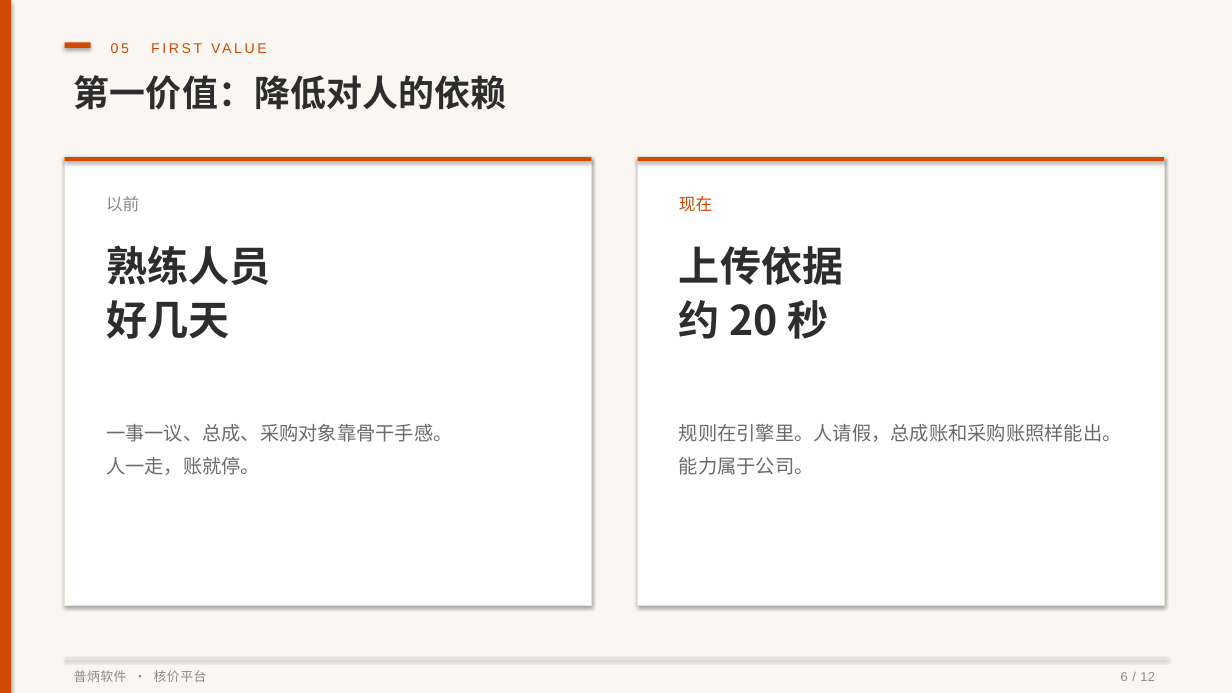
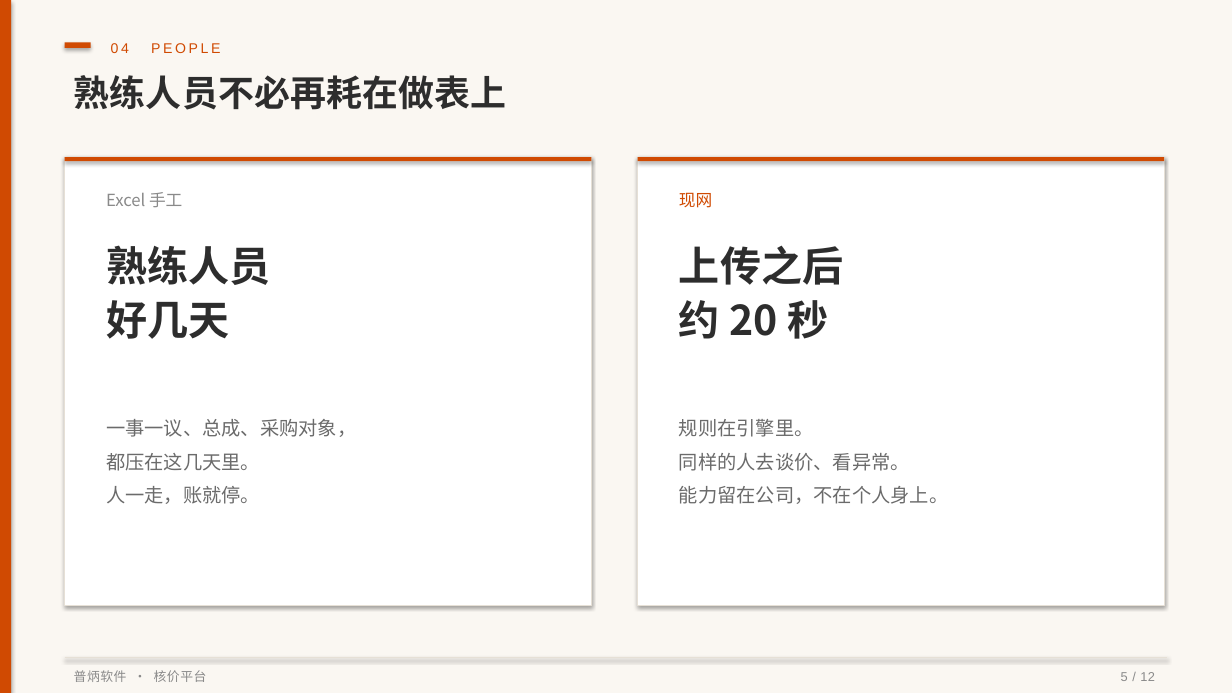
Before and after one commit to pulinzhang/structure-costing-platform, a slide deck: slide 5 of docs/结构件自动核价平台-产品介绍.pptx (slide 6 before the commit). Drawn at 1232x693 pixels with LibreOffice and Linux fonts; fonts in the diff are those of the drawing. Boxes give left, top, right and bottom in pixels: in the first picture for what was removed or moved away, otherwise in the second. Text is boxed around its words. In the diff, an @@ line names an element or a change of style, - is before the commit and + after.

```diff
--- a/docs/结构件自动核价平台-产品介绍.pptx
+++ b/docs/结构件自动核价平台-产品介绍.pptx
@@ text at box(111, 43, 220, 53): text changed @@
-05 FIRST VALUE
+04 PEOPLE
@@ text at box(74, 75, 507, 110): text changed @@
-第一价值：降低对人的依赖
+熟练人员不必再耗在做表上
@@ text at box(106, 192, 182, 207): text changed @@
-以前
+Excel 手工
@@ text at box(679, 192, 712, 208): text changed @@
-现在
+现网
@@ text at box(679, 245, 843, 285): text changed @@
-上传依据
+上传之后
@@ text at box(106, 419, 356, 471): text changed @@
-一事一议、总成、采购对象靠骨干手感。
+一事一议、总成、采购对象，
+都压在这几天里。
@@ text at box(679, 419, 948, 504): text changed @@
-规则在引擎里。人请假，总成账和采购账照样能出。
-能力属于公司。
+规则在引擎里。
+同样的人去谈价、看异常。
+能力留在公司，不在个人身上。
```
Also in this commit, not shown: 5 other slides changed, 6 slides added, 6 slides removed, 1 other file.
